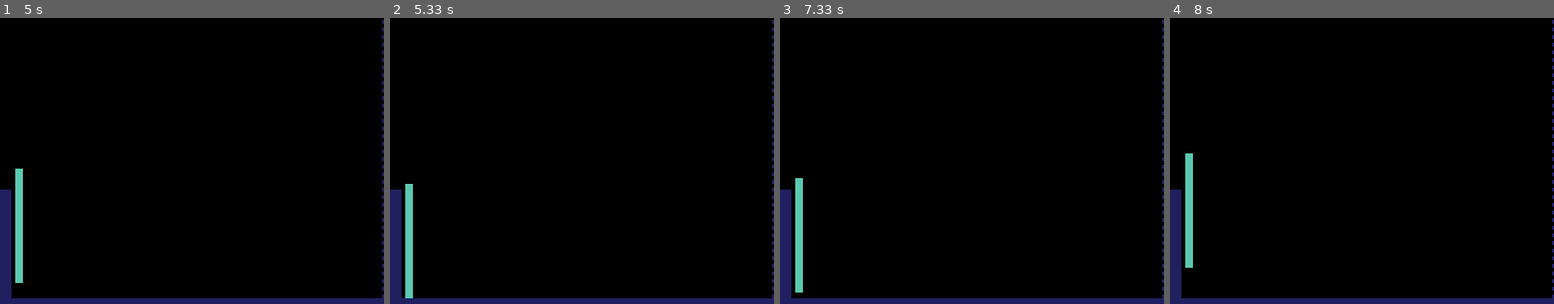
Above: before the commit, frames 1-4 (left to right).
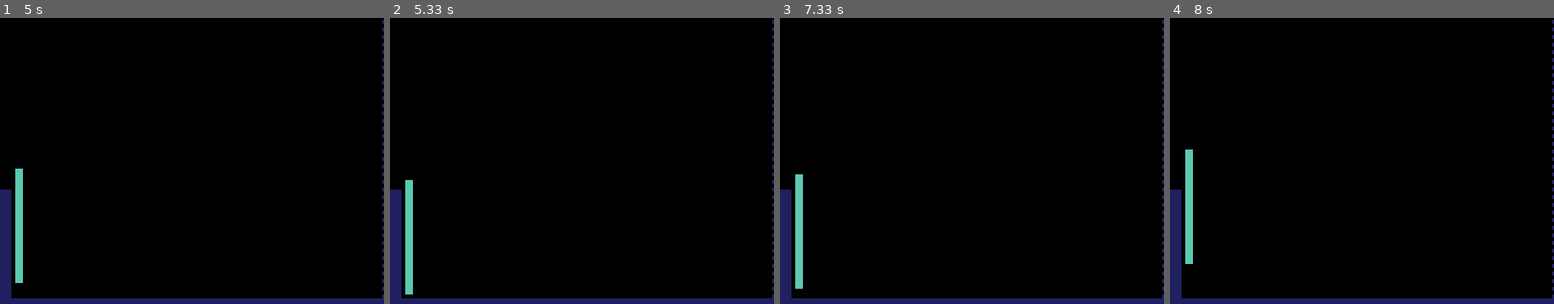
Above: after the commit, the same moments.

Repository: mwoitek/pygame-pong
Game: pygame game, started from src/main.py
Two runs of this game, one before a commit and one after it. Both use one fixed random seed, a clock stepped at 60 frames per second and the inputs below.
Inputs:
- Up to frame 1 (5 s): tap E at 0.33 s; tap W at 0.67, 1.07, 1.37, 1.57, 1.9, 2.2, 2.4, 2.7, 2.97, 3.3, 3.6, 3.73, 4.13, 4.43, 4.8 s
- Up to frame 2 (5.33 s): tap W at 5.2 s
- Up to frame 3 (7.33 s): tap W at 5.5 s; tap I at 6.13 s; tap E at 7.3 s
- Up to frame 4 (8 s): tap E at 7.7 s
The pictures show only the part of the screen within x 0-50%, y 50-100%; the shares and areas given below are measured in that part.

Frame 1 is identical in both runs. In frame 2, less than 0.1% of the frame differs, in the area x 3-6%, y 56-98%; in frame 3, less than 0.1%; in frame 4, less than 0.1%.

Commit message:
Refactor Paddle class

Diff:
--- a/src/main.py
+++ b/src/main.py
@@ -1,8 +1,10 @@
 from enum import IntEnum
+from typing import Literal
 
 import pygame as pg
 
-type number = int | float
+type Number = int | float
+type PaddleSide = Literal["left", "right"]
 
 WINDOW_WIDTH = 12 * 67
 WINDOW_HEIGHT = 12 * 51
@@ -138,18 +140,33 @@
 class Paddle:
     def __init__(
         self,
-        x: float,
-        y: float,
-        width: float = PADDLE_WIDTH,
-        height: float = PADDLE_HEIGHT,
-        velocity: float = PADDLE_VELOCITY,
+        /,
+        *,
+        side: PaddleSide,
+        width: Number = PADDLE_WIDTH,
+        height: Number = PADDLE_HEIGHT,
+        offset: Number = PADDLE_OFFSET,
+        velocity: Number = PADDLE_VELOCITY,
         color: pg.typing.ColorLike = "white",
     ) -> None:
-        self.rect = pg.FRect(x, y, width, height)
+        self.width = width
+        self.height = height
+        self.offset = offset
         self.velocity = velocity
         self.color = color
-        self.max_y = WINDOW_HEIGHT - BORDER_WIDTH - height
+        self.init_pos = self._get_initial_position(side)
+        self.rect = pg.FRect(self.init_pos, (width, height))
         self.surf = self._get_surface()
+        self.min_y = BORDER_WIDTH + offset
+        self.max_y = WINDOW_HEIGHT - BORDER_WIDTH - offset - height
+
+    def _get_initial_position(self, side: PaddleSide) -> tuple[Number, Number]:
+        if side == "left":
+            x = BORDER_WIDTH + self.offset
+        else:
+            x = WINDOW_WIDTH - BORDER_WIDTH - self.offset - self.width
+        y = (WINDOW_HEIGHT - self.height) / 2
+        return x, y
 
     def _get_surface(self) -> pg.Surface:
         surf = pg.Surface(self.rect.size)
@@ -164,7 +181,7 @@
             action_buffer[Action.MOVE_DOWN] = False
         if action_buffer[Action.MOVE_UP]:
             y -= self.velocity * dt
-            y = max(y, BORDER_WIDTH)
+            y = max(y, self.min_y)
             action_buffer[Action.MOVE_UP] = False
         self.rect.y = y
 
@@ -252,15 +269,7 @@
     game = Game(
         arena=Arena(gap_length=12 * 30, border_color=DARK_BLUE),
         divider=Divider(square_side=4, color=DARK_BLUE),
-        paddle_left=Paddle(
-            x=BORDER_WIDTH + PADDLE_OFFSET,
-            y=(WINDOW_HEIGHT - PADDLE_HEIGHT) // 2,
-            color=CYAN,
-        ),
-        paddle_right=Paddle(
-            x=WINDOW_WIDTH - BORDER_WIDTH - PADDLE_OFFSET - PADDLE_WIDTH,
-            y=(WINDOW_HEIGHT - PADDLE_HEIGHT) // 2,
-            color=FUCHSIA,
-        ),
+        paddle_left=Paddle(side="left", color=CYAN),
+        paddle_right=Paddle(side="right", color=FUCHSIA),
     )
     game.run()
